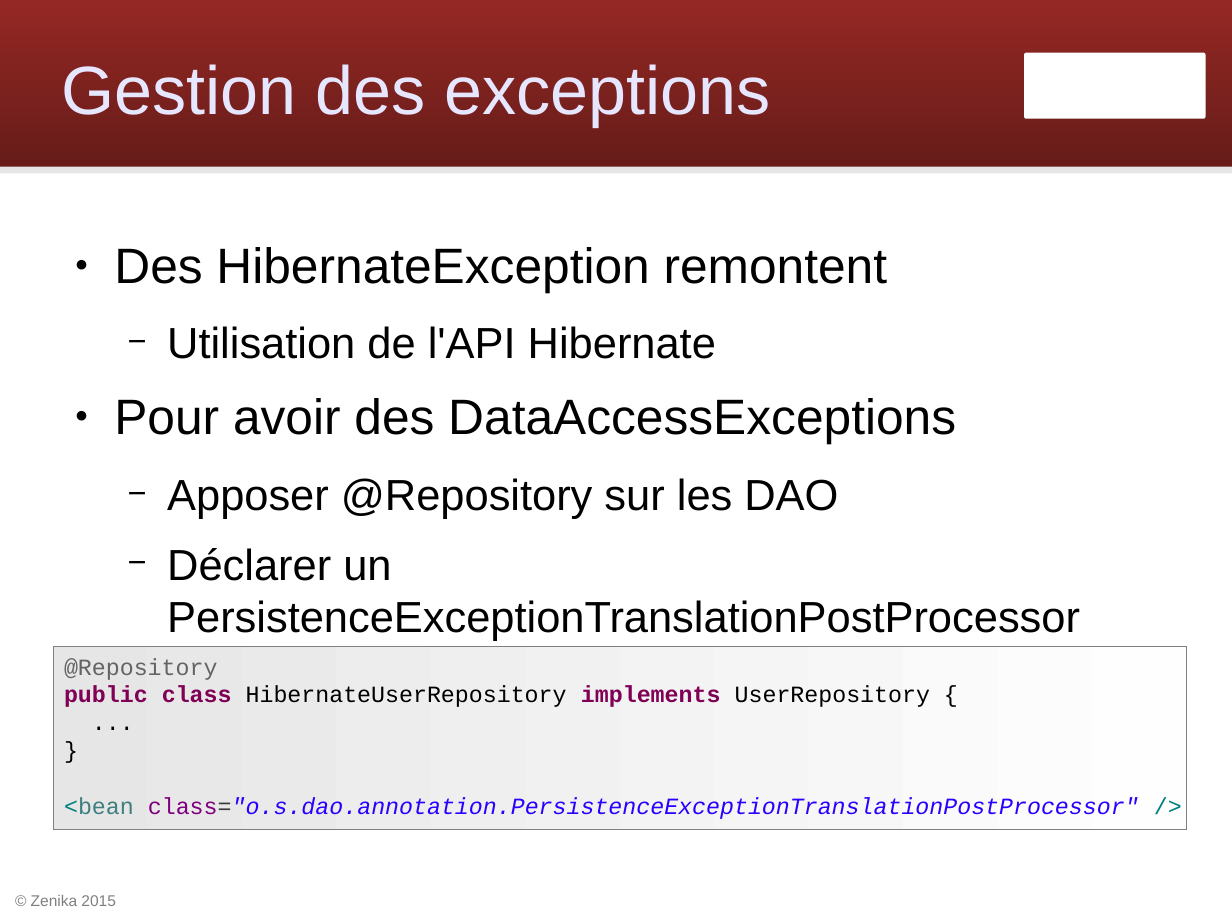
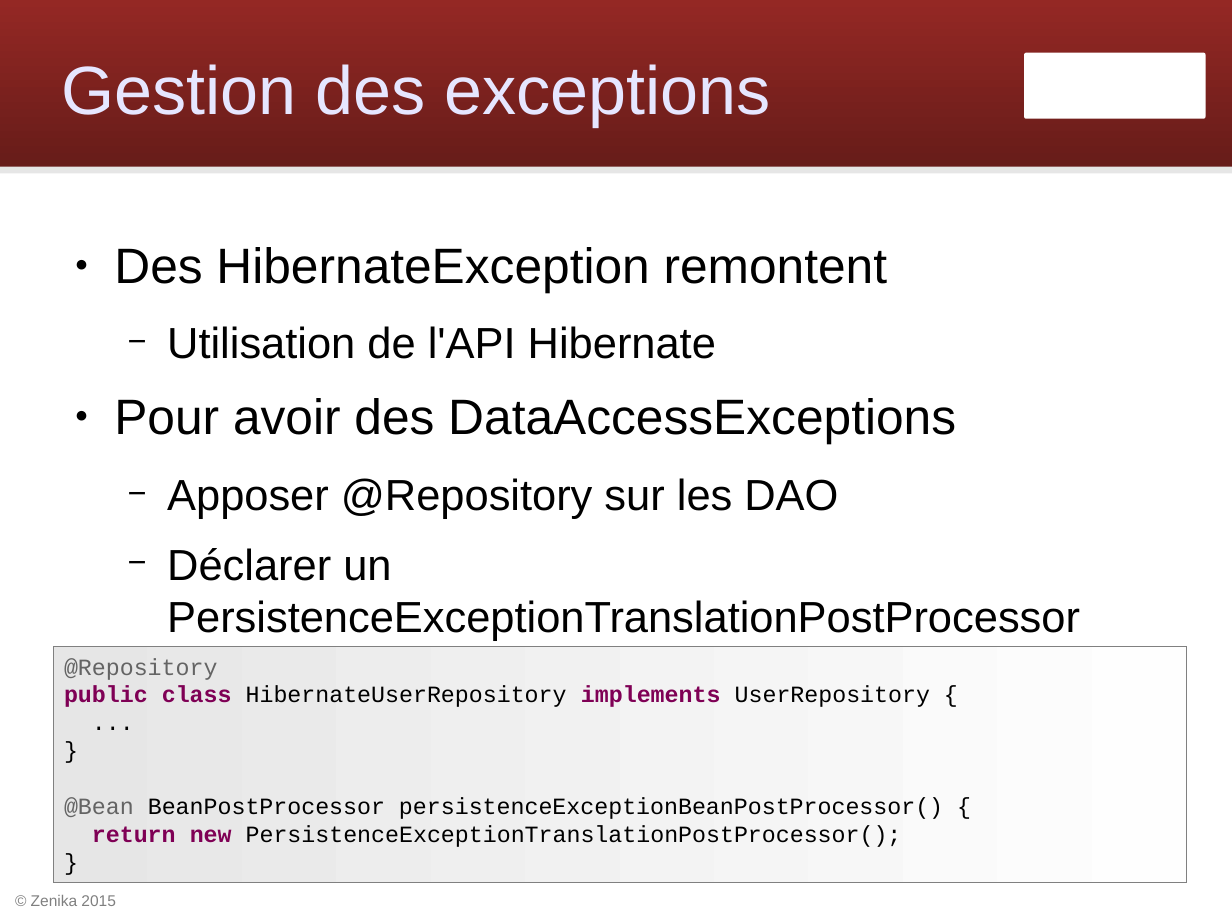
Before and after one commit to Zenika/workshop-spring-core, a slide deck: slide 67 of spring-workshop.odp. Drawn at 1232x924 pixels with LibreOffice and Linux fonts; fonts in the diff are those of the drawing; background and template pictures are left out. Boxes give left, top, right and bottom in pixels: in the first picture for what was removed or moved away, otherwise in the second. Text is boxed around its words. In the diff, an @@ line names an element or a change of style, - is before the commit and + after.

```diff
--- a/spring-workshop.odp
+++ b/spring-workshop.odp
@@ rectangle "@Repository": place and size @@
-rectangle "@Repository" at [53,646,1186,830]
+rectangle "@Repository" at [53,646,1186,883]
@@ text in rectangle at [64,797,943,847]: text changed; text colour #2A00FF to #000000; italic off @@
-<bean class="o.s.dao.annotation.PersistenceExceptionTranslationPostProcessor" />
+@Bean BeanPostProcessor persistenceExceptionBeanPostProcessor() {
+return new PersistenceExceptionTranslationPostProcessor();
+}
```
Also in this commit, not shown: 4 other slides changed, 1 slide added, 1 slide removed, 24 other files.
